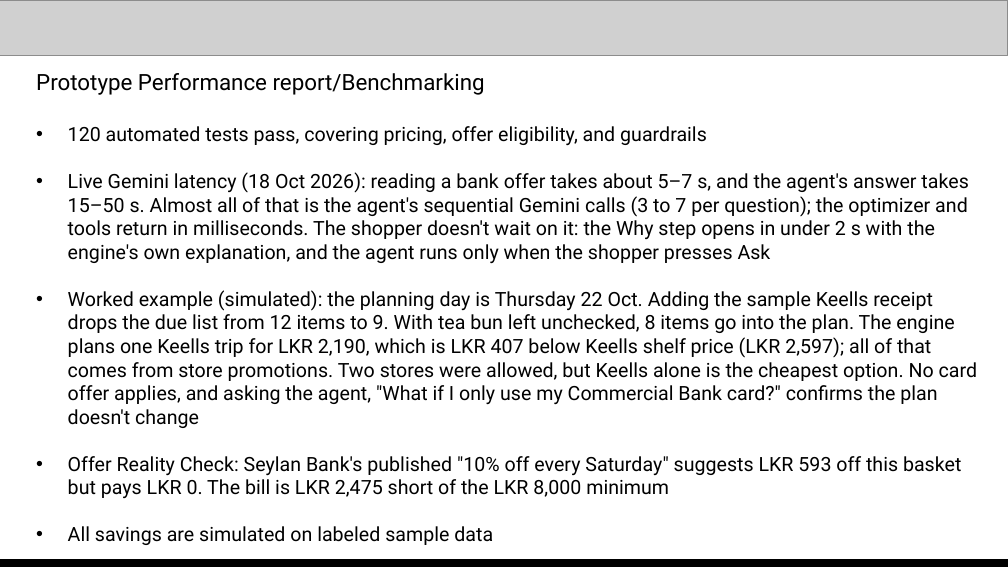
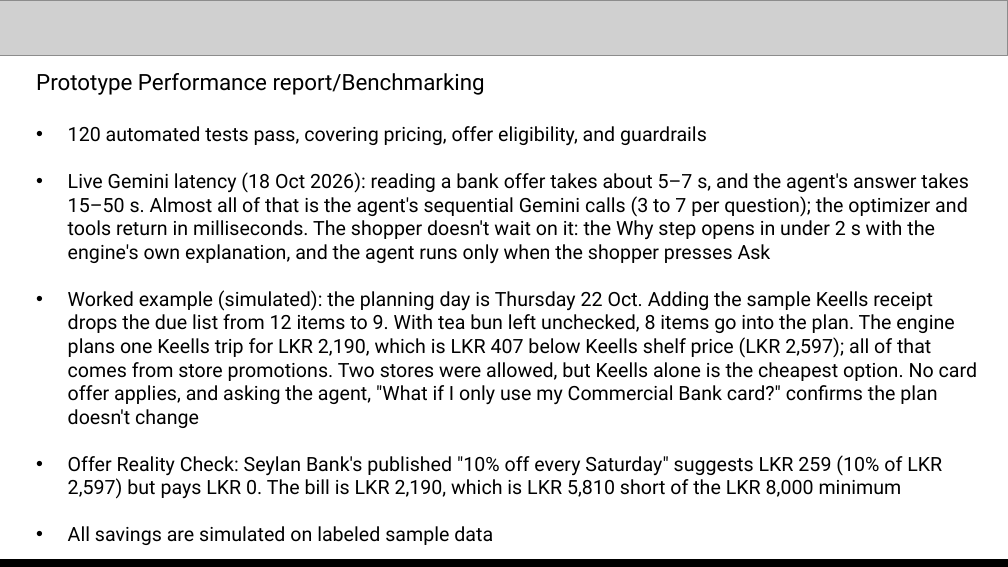
Before and after one commit to nyogendran/savvy-cart-ai, a slide deck: slide 11 of docs/submission/Savvy-Cart-AI-gTaprobane-Pitch-Deck.pptx. Drawn at 1008x567 pixels with LibreOffice and Linux fonts; fonts in the diff are those of the drawing; grey boxes stand for pictures. Boxes give left, top, right and bottom in pixels: in the first picture for what was removed or moved away, otherwise in the second. Text is boxed around its words. In the diff, an @@ line names an element or a change of style, - is before the commit and + after.

```diff
--- a/docs/submission/Savvy-Cart-AI-gTaprobane-Pitch-Deck.pptx
+++ b/docs/submission/Savvy-Cart-AI-gTaprobane-Pitch-Deck.pptx
@@ text at [68,455,942,499]: text changed @@
-• Offer Reality Check: Seylan Bank's published "10% off every Saturday" suggests LKR 593 off this basket but pays LKR 0. The bill is LKR 2,475 short of the LKR 8,000 minimum
+• Offer Reality Check: Seylan Bank's published "10% off every Saturday" suggests LKR 259 (10% of LKR 2,597) but pays LKR 0. The bill is LKR 2,190, which is LKR 5,810 short of the LKR 8,000 minimum
```
Also in this commit, not shown: 1 other file.
